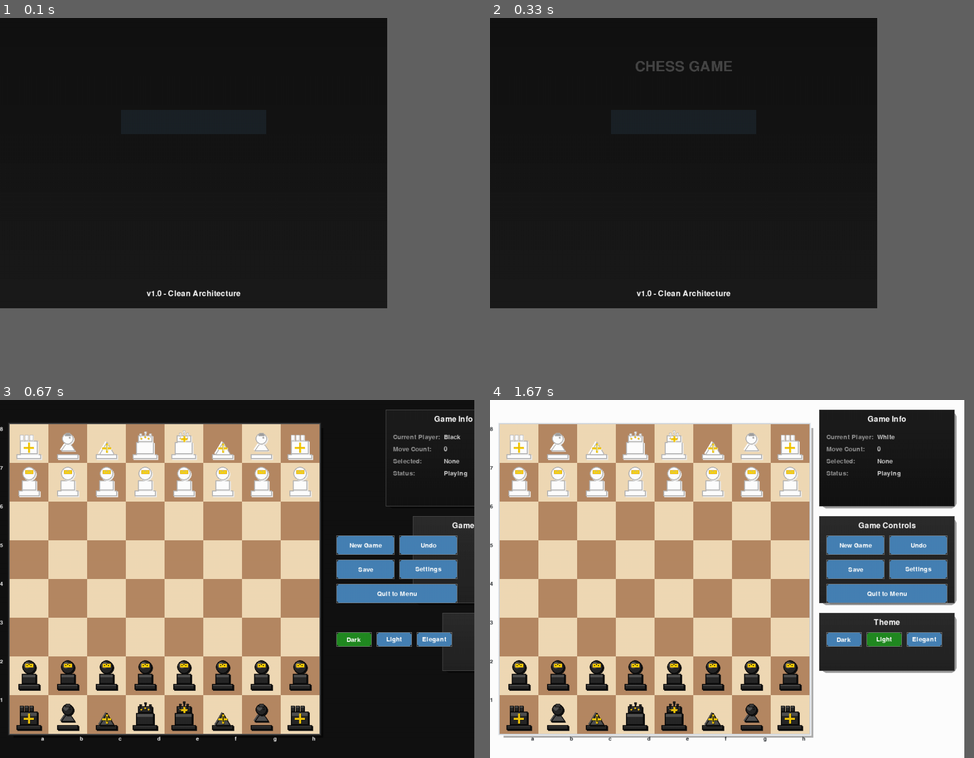
Above: before the commit, frames 1-4 (two rows, left to right).
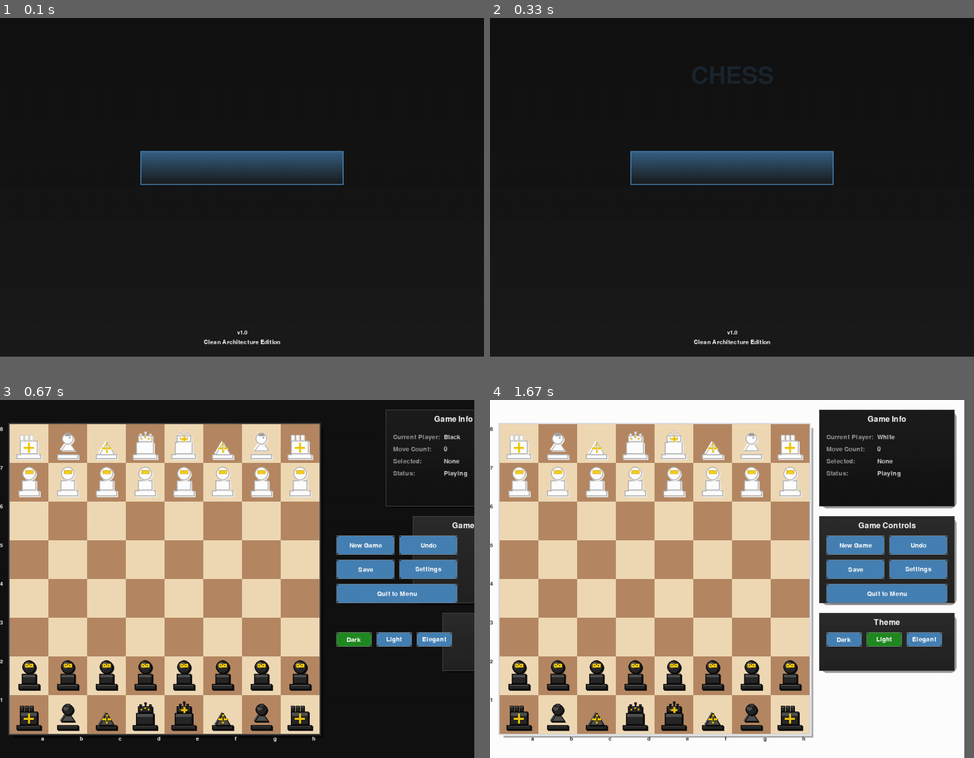
Above: after the commit, the same moments.

Repository: khanhnguyentuann/chess-game
Game: pygame game, started from main.py
The game is run twice, just before and just after one commit, with the same random seed, the same clock (stepped at 60 frames per second) and the same inputs.
Inputs (mouse positions are in pixels of both pictures, inside the frame that each line leads up to):
- Up to frame 1 (0.1 s): no input
- Up to frame 2 (0.33 s): no input
- Up to frame 3 (0.67 s): tap Enter at 0.33 s
- Up to frame 4 (1.67 s): press the mouse at (882, 639) at 0.7 s; move the mouse to (722, 675) at 0.8 s; release the mouse at (562, 707) at 0.93 s; click "New Game" at 1.05 s; click (732, 618) at 1.38 s
In our replay, in frame 1 the window is 720x540 before the commit and 900x630 after it. These sizes can differ from the game's own. Grey fills any space a smaller window leaves; there, only what the larger window draws over its background counts as a difference.

The runs differ from the first frame. In frame 1, 3.7% of the frame differs, in the area x 29-71%, y 37-92%; in frame 2, 4.3%, in the area x 29-71%, y 12-92%; in frame 3, nothing differs; in frame 4, nothing differs.

Commit message:
feat(ui): redesign chess game menu with modern UX and visuals
✨ Highlights:
- Modernized menu interface with animated background and floating chess pieces
- Clear visual hierarchy using improved typography and spacing
- Smooth entrance animations and responsive layout
- Gradient backgrounds and interactive feedback for selected items
- Clean, professional color scheme

🔧 Technical Improvements:
- Refactored animation system and fixed related bugs
- Added particle system for visual effects
- Improved background rendering logic and menu item drawing
- Organized code structure for better maintainability

🧑‍💻 User Experience:
- Intuitive navigation (keyboard + mouse)
- Smooth transitions and focus effects
- Enhanced accessibility and visual clarity

Diff:
--- a/src/presentation/ui/menu_system.py
+++ b/src/presentation/ui/menu_system.py
@@ -5,6 +5,8 @@
 
 import os
 import sys
+import math
+import random
 from enum import Enum
 from pathlib import Path
 from typing import List, Optional, Tuple
@@ -34,10 +36,11 @@
 class MenuItem:
     """Represents a menu item."""
 
-    def __init__(self, text: str, action: str, enabled: bool = True):
+    def __init__(self, text: str, action: str, enabled: bool = True, icon: str = ""):
         self.text = text
         self.action = action
         self.enabled = enabled
+        self.icon = icon
         self.rect = None  # Will be set when drawing
 
 
@@ -54,8 +57,8 @@
         self.theme = theme_manager.get_current_theme()
 
         # Window settings
-        self.WINDOW_WIDTH = 800
-        self.WINDOW_HEIGHT = 600
+        self.WINDOW_WIDTH = 1000
+        self.WINDOW_HEIGHT = 700
 
         # Setup display
         self.screen = pygame.display.set_mode((self.WINDOW_WIDTH, self.WINDOW_HEIGHT))
@@ -63,11 +66,14 @@
 
         self.clock = pygame.time.Clock()
 
-        # Fonts
-        self.title_font = pygame.font.Font(None, 72)
-        self.menu_font = pygame.font.Font(None, 48)
+        # Fonts - Improved typography hierarchy
+        self.title_font = pygame.font.Font(None, 84)  # Larger title
+        self.subtitle_font = pygame.font.Font(None, 32)  # New subtitle font
+        self.menu_font = pygame.font.Font(None, 36)  # Slightly smaller menu items
+        self.menu_font_bold = pygame.font.Font(None, 38)  # Bold for selected items
         self.help_font = pygame.font.Font(None, 24)
-        self.small_font = pygame.font.Font(None, 20)
+        self.small_font = pygame.font.Font(None, 18)
+        self.version_font = pygame.font.Font(None, 16)
 
         # Menu state
         self.current_state = MenuState.MAIN_MENU
@@ -78,6 +84,14 @@
         self.menu_item_animations = [0.0] * 10  # Support up to 10 menu items
         self.menu_animation_objects = []  # Store animation objects for menu items
 
+        # Background animation properties
+        self.background_time = 0.0
+        self.chess_pieces_alpha = 0.0
+
+        # Particle system for visual effects
+        self.particles = []
+        self.particle_timer = 0.0
+
         # Game state
         self.game = None
         self.saved_games = []
@@ -91,7 +105,10 @@
     def _start_entrance_animations(self) -> None:
         """Start entrance animations for menu elements."""
         # Animate title
-        animate(self, 'title_animation', 1.0, 1.0, easing=EasingType.EASE_OUT, delay=0.2)
+        animate(self, 'title_animation', 1.0, 1.2, easing=EasingType.EASE_OUT, delay=0.2)
+
+        # Animate background chess pieces
+        animate(self, 'chess_pieces_alpha', 0.3, 2.0, easing=EasingType.EASE_OUT, delay=0.5)
 
         # Animate menu items - create individual animation objects
         self.menu_animation_objects = []
@@ -104,7 +121,7 @@
             # Create animation object and animate it
             anim_obj = MenuItemAnimation(0.0)
             animate(anim_obj, 'value', 1.0, 0.8,
-                   easing=EasingType.EASE_OUT, delay=0.5 + i * 0.1)
+                   easing=EasingType.EASE_OUT, delay=0.8 + i * 0.15)
 
             # Store the animation object
             self.menu_animation_objects.append(anim_obj)
@@ -130,12 +147,12 @@
             )
 
     def _get_main_menu_items(self) -> List[MenuItem]:
-        """Get main menu items."""
+        """Get main menu items with icons."""
         return [
-            MenuItem("New Game", "new_game"),
-            MenuItem("Continue Game", "continue_game", bool(self.saved_games)),
-            MenuItem("Help", "help"),
-            MenuItem("Quit", "quit"),
+            MenuItem("New Game", "new_game", True, ""),
+            MenuItem("Continue Game", "continue_game", bool(self.saved_games), ""),
+            MenuItem("Help", "help", True, ""),
+            MenuItem("Quit", "quit", True, ""),
         ]
 
     def _get_help_text(self) -> List[str]:
@@ -170,13 +187,93 @@
             "Press ESC to return to main menu",
         ]
 
+    def _draw_chess_background(self) -> None:
+        """Draw animated chess-themed background elements."""
+        # Draw subtle chess board pattern
+        square_size = 60
+        alpha = int(20 * self.chess_pieces_alpha)
+
+        for row in range(0, self.WINDOW_HEIGHT // square_size + 2):
+            for col in range(0, self.WINDOW_WIDTH // square_size + 2):
+                x = col * square_size + (self.background_time * 10) % square_size
+                y = row * square_size + (self.background_time * 5) % square_size
+
+                if (row + col) % 2 == 0:
+                    color = (*self.theme.get_color('surface'), alpha)
+                    rect = pygame.Rect(x, y, square_size, square_size)
+                    surface = pygame.Surface((square_size, square_size), pygame.SRCALPHA)
+                    surface.fill(color)
+                    self.screen.blit(surface, rect)
+
+        # Draw floating chess pieces
+        pieces = ["♔", "♕", "♖", "♗", "♘", "♙"]
+        for i in range(6):
+            piece = pieces[i]
+            x = 50 + i * 150 + math.sin(self.background_time + i) * 20
+            y = 100 + i * 80 + math.cos(self.background_time + i) * 15
+
+            piece_alpha = int(15 * self.chess_pieces_alpha)
+            piece_surface = self.title_font.render(piece, True, (*self.theme.get_color('on_background'), piece_alpha))
+            self.screen.blit(piece_surface, (x, y))
+
+        # Draw particles
+        self._draw_particles()
+
+    def _create_particle(self, x: float, y: float) -> dict:
+        """Create a new particle."""
+        return {
+            'x': x,
+            'y': y,
+            'vx': (random.random() - 0.5) * 20,
+            'vy': (random.random() - 0.5) * 20,
+            'life': 1.0,
+            'max_life': 1.0,
+            'size': random.random() * 3 + 1
+        }
+
+    def _update_particles(self, dt: float) -> None:
+        """Update particle system."""
+        # Add new particles
+        self.particle_timer += dt
+        if self.particle_timer > 0.1:  # Create particle every 0.1 seconds
+            self.particle_timer = 0.0
+            x = random.random() * self.WINDOW_WIDTH
+            y = random.random() * self.WINDOW_HEIGHT
+            self.particles.append(self._create_particle(x, y))
+
+        # Update existing particles
+        for particle in self.particles[:]:
+            particle['x'] += particle['vx'] * dt
+            particle['y'] += particle['vy'] * dt
+            particle['life'] -= dt * 0.5
+
+            # Remove dead particles
+            if particle['life'] <= 0:
+                self.particles.remove(particle)
+
+    def _draw_particles(self) -> None:
+        """Draw particles."""
+        for particle in self.particles:
+            alpha = int(255 * (particle['life'] / particle['max_life']))
+            size = int(particle['size'])
+
+            if size > 0:
+                color = (*self.theme.get_color('primary'), alpha)
+                pygame.draw.circle(
+                    self.screen,
+                    color,
+                    (int(particle['x']), int(particle['y'])),
+                    size
+                )
+
     def _draw_title(self):
-        """Draw the game title."""
+        """Draw the game title with enhanced styling."""
         # Apply animation transform
-        scale = 0.5 + 0.5 * self.title_animation
+        scale = 0.8 + 0.4 * self.title_animation
         alpha = int(255 * self.title_animation)
 
-        title_surface = self.title_font.render("CHESS GAME", True, self.theme.get_color('on_background'))
+        # Main title
+        title_surface = self.title_font.render("CHESS", True, self.theme.get_color('primary'))
 
         # Scale the surface
         if scale != 1.0:
@@ -185,65 +282,114 @@
             title_surface = pygame.transform.scale(title_surface, new_size)
 
         title_surface.set_alpha(alpha)
-        title_rect = title_surface.get_rect(center=(self.WINDOW_WIDTH // 2, 100))
+        title_rect = title_surface.get_rect(center=(self.WINDOW_WIDTH // 2, 120))
+
+        # Add shadow effect
+        shadow_surface = self.title_font.render("CHESS", True, (0, 0, 0))
+        if scale != 1.0:
+            shadow_surface = pygame.transform.scale(shadow_surface, new_size)
+        shadow_surface.set_alpha(alpha // 3)
+        shadow_rect = shadow_surface.get_rect(center=(self.WINDOW_WIDTH // 2 + 3, 123))
+        self.screen.blit(shadow_surface, shadow_rect)
+
         self.screen.blit(title_surface, title_rect)
 
-        # Draw subtitle with animation
-        if self.title_animation > 0.7:
-            subtitle_alpha = int(255 * (self.title_animation - 0.7) / 0.3)
-            subtitle_surface = self.small_font.render("Clean Architecture Edition", True, self.theme.get_color('on_background'))
+        # Subtitle with animation
+        if self.title_animation > 0.6:
+            subtitle_alpha = int(255 * (self.title_animation - 0.6) / 0.4)
+            subtitle_surface = self.subtitle_font.render("Strategic Battle of Minds", True, self.theme.get_color('on_background'))
             subtitle_surface.set_alpha(subtitle_alpha)
-            subtitle_rect = subtitle_surface.get_rect(center=(self.WINDOW_WIDTH // 2, 140))
+            subtitle_rect = subtitle_surface.get_rect(center=(self.WINDOW_WIDTH // 2, 180))
             self.screen.blit(subtitle_surface, subtitle_rect)
 
-    def _draw_menu_items(self, items: List[MenuItem], start_y: int = 200):
-        """Draw menu items."""
+    def _draw_menu_items(self, items: List[MenuItem], start_y: int = 280):
+        """Draw menu items with enhanced styling."""
         for i, item in enumerate(items):
             # Get animation progress from animation objects
             animation_progress = 0.0
             if i < len(self.menu_animation_objects):
                 animation_progress = self.menu_animation_objects[i].value
 
-            # Calculate colors based on state and animation
-            base_color = self.theme.get_color('on_background') if item.enabled else self.theme.get_color('on_background', (128, 128, 128))
-
-            if i == self.selected_item and item.enabled:
-                color = self.theme.get_color('primary')
-                # Draw selection background
-                bg_rect = pygame.Rect(self.WINDOW_WIDTH // 2 - 150, start_y + i * 60 - 10, 300, 50)
-                bg_surface = pygame.Surface((300, 50), pygame.SRCALPHA)
-                bg_surface.fill((*self.theme.get_color('primary'), 30))
+            # Calculate colors and styling based on state
+            is_selected = i == self.selected_item and item.enabled
+            is_enabled = item.enabled
+
+            # Background styling
+            item_width = 400
+            item_height = 60
+            item_x = (self.WINDOW_WIDTH - item_width) // 2
+            item_y = start_y + i * 80
+
+            # Draw background
+            if is_selected:
+                # Selected item background with gradient
+                bg_rect = pygame.Rect(item_x - 10, item_y - 5, item_width + 20, item_height + 10)
+                bg_surface = pygame.Surface((item_width + 20, item_height + 10), pygame.SRCALPHA)
+
+                # Gradient background
+                for y in range(item_height + 10):
+                    t = y / (item_height + 10)
+                    color = self._interpolate_color(
+                        self.theme.get_color('primary'),
+                        self.theme.get_color('surface'),
+                        t
+                    )
+                    pygame.draw.line(bg_surface, (*color, 180), (0, y), (item_width + 20, y))
+
                 self.screen.blit(bg_surface, bg_rect.topleft)
+
+                # Border
+                pygame.draw.rect(self.screen, self.theme.get_color('primary'), bg_rect, 2)
+
+            # Text styling
+            if is_selected:
+                font = self.menu_font_bold
+                color = self.theme.get_color('on_primary', (255, 255, 255))
+            elif is_enabled:
+                font = self.menu_font
+                color = self.theme.get_color('on_background')
             else:
-                color = base_color
+                font = self.menu_font
+                color = self.theme.get_color('on_background', (128, 128, 128))
 
             # Apply animation
             alpha = int(255 * animation_progress)
-            x_offset = int(50 * (1 - animation_progress))
-
-            text_surface = self.menu_font.render(item.text, True, color)
+            x_offset = int(80 * (1 - animation_progress))
+
+            # Render text (centered)
+            text_surface = font.render(item.text, True, color)
             text_surface.set_alpha(alpha)
             text_rect = text_surface.get_rect(
-                center=(self.WINDOW_WIDTH // 2 + x_offset, start_y + i * 60)
+                center=(self.WINDOW_WIDTH // 2 + x_offset, item_y + item_height // 2)
             )
 
-            # Store rect for click detection
-            item.rect = text_rect
+            # Store rect for click detection (larger click area)
+            item.rect = pygame.Rect(item_x - 10, item_y - 5, item_width + 20, item_height + 10)
 
             self.screen.blit(text_surface, text_rect)
 
+            # Add subtle hover effect for enabled items
+            if is_enabled and not is_selected:
+                # Subtle glow effect for text
+                glow_surface = font.render(item.text, True, (*self.theme.get_color('primary'), 30))
+                glow_surface.set_alpha(alpha // 4)
+                glow_rect = glow_surface.get_rect(
+                    center=(self.WINDOW_WIDTH // 2 + x_offset + 1, item_y + item_height // 2 + 1)
+                )
+                self.screen.blit(glow_surface, glow_rect)
+
     def _draw_help_screen(self):
-        """Draw help screen."""
+        """Draw help screen with improved styling."""
         help_text = self._get_help_text()
 
-        y_offset = 50
+        y_offset = 80
         for line in help_text:
             if line == "":
-                y_offset += 20
+                y_offset += 25
                 continue
 
             if line == "CHESS GAME HELP":
-                font = self.menu_font
+                font = self.title_font
                 color = self.theme.get_color('primary')
             elif line in ["HOW TO PLAY:", "GAME CONTROLS:", "GAME RULES:"]:
                 font = self.menu_font
@@ -255,12 +401,15 @@
             text_surface = font.render(line, True, color)
             text_rect = text_surface.get_rect(center=(self.WINDOW_WIDTH // 2, y_offset))
             self.screen.blit(text_surface, text_rect)
-            y_offset += 30
+            y_offset += 35
 
     def _draw_main_menu(self):
-        """Draw main menu."""
+        """Draw main menu with enhanced design."""
         # Draw background
         self.screen.fill(self.theme.get_color('background'))
+
+        # Draw animated chess background
+        self._draw_chess_background()
 
         # Draw gradient overlay
         self._draw_gradient_background()
@@ -272,13 +421,29 @@
         menu_items = self._get_main_menu_items()
         self._draw_menu_items(menu_items)
 
-        # Draw version info
-        version_text = "v1.0 - Clean Architecture"
-        version_surface = self.help_font.render(version_text, True, self.theme.get_color('on_background', (128, 128, 128)))
+        # Draw version info with better styling
+        self._draw_version_info()
+
+    def _draw_version_info(self):
+        """Draw version information with improved styling."""
+        version_text = "v1.0"
+        subtitle_text = "Clean Architecture Edition"
+
+        # Version number
+        version_surface = self.version_font.render(version_text, True, self.theme.get_color('on_background', (100, 100, 100)))
         version_rect = version_surface.get_rect(
+            center=(self.WINDOW_WIDTH // 2, self.WINDOW_HEIGHT - 50)
+        )
+        self.screen.blit(version_surface, version_rect)
+
+        # Subtitle
+        subtitle_surface = self.small_font.render(subtitle_text, True, self.theme.get_color('on_background', (80, 80, 80)))
+        subtitle_rect = subtitle_surface.get_rect(
             center=(self.WINDOW_WIDTH // 2, self.WINDOW_HEIGHT - 30)
         )
-        self.screen.blit(version_surface, version_rect)
+        self.screen.blit(subtitle_surface, subtitle_rect)
+
+
 
     def _draw_gradient_background(self) -> None:
         """Draw gradient background."""
@@ -413,6 +578,13 @@
 
     def update(self, dt: float) -> None:
         """Update menu state and animations."""
+        # Update background animation time
+        self.background_time += dt
+
+        # Update particle system
+        self._update_particles(dt)
+
+        # Update animation system
         animation_system.update(dt)
 
     def run(self):
